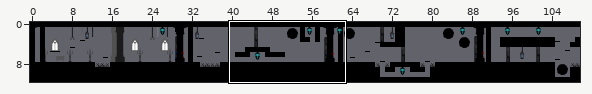
One commit to this Tiled map: assets/tilemaps/tableauTiled1.tmx. Above, an overview of the earlier version with the close-up marked.
Close-up. The starting point:
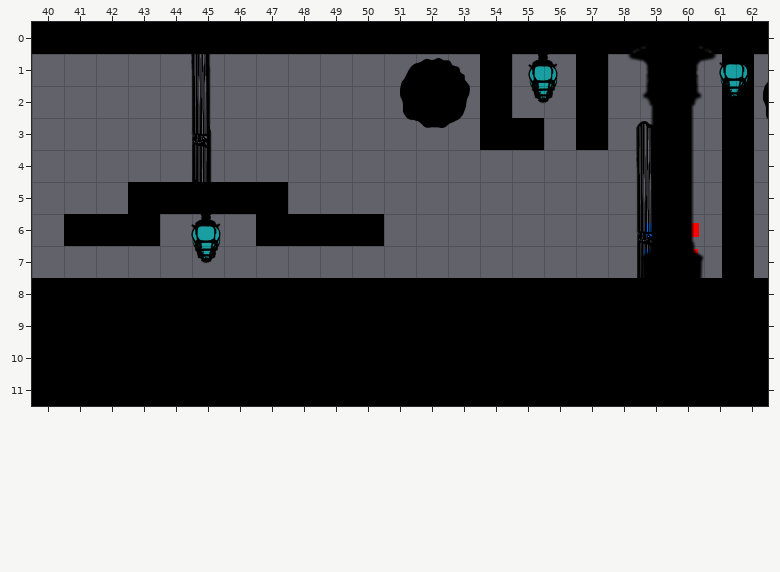
Cells are 64x64 px. Shown: x 40..62, y 0..11. The commit also changed other parts of the map, which this record leaves out. Tiles whose own drawing changed are shown in their newer look in all pictures. Layer "Plan3" is drawn 34,0 px off the grid.
The result:
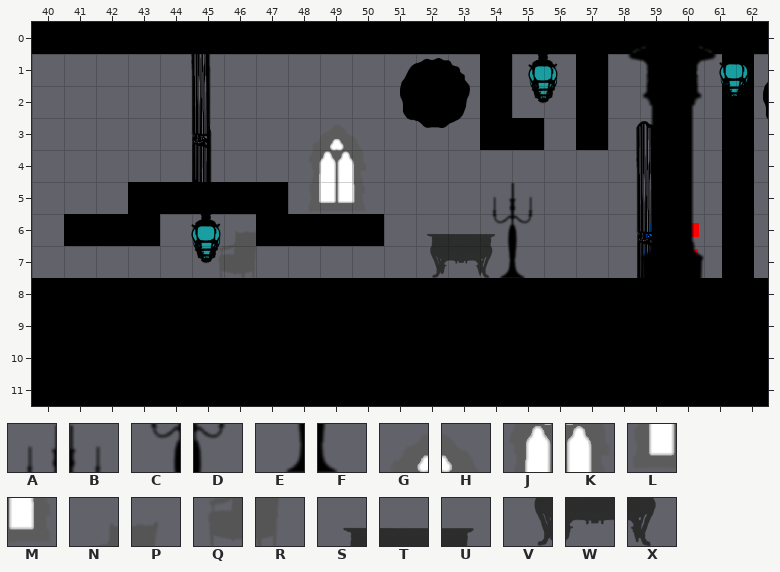
Key: from "Tileset1": A 382, B 383, C 412, D 413, E 442, F 443; from "TilesetAP": G 5, H 6, J 35, K 36, L 65, M 66, N 160, P 161, Q 190, R 191, S 255, T 256, U 257, V 285, W 286, X 287.
_ is an empty cell, . an unchanged one.
Tiles of an added or newly shown layer are drawn over the layers below it.
The exact change:
layer "Plan3" offset 0,0 -> 34,0 px
layer "Plan2" offset 0,0 -> -11,0 px
--- layer "Plan3"
@@ x 45..49 @@
- 3 ...__
- 4 ...__
- 5 ...__
- 6 __...
- 7 __...
+ 3 ...GH
+ 4 ...JK
+ 5 ...LM
+ 6 NP...
+ 7 QR...
--- layer "Plan2"
@@ x 52..54 @@
- 6 ___
- 7 ___
+ 6 STU
+ 7 VWX
--- layer "Plan0" (added)
@@ x 54..55 @@
- 5 __
- 6 __
- 7 __
+ 5 AB
+ 6 CD
+ 7 EF
